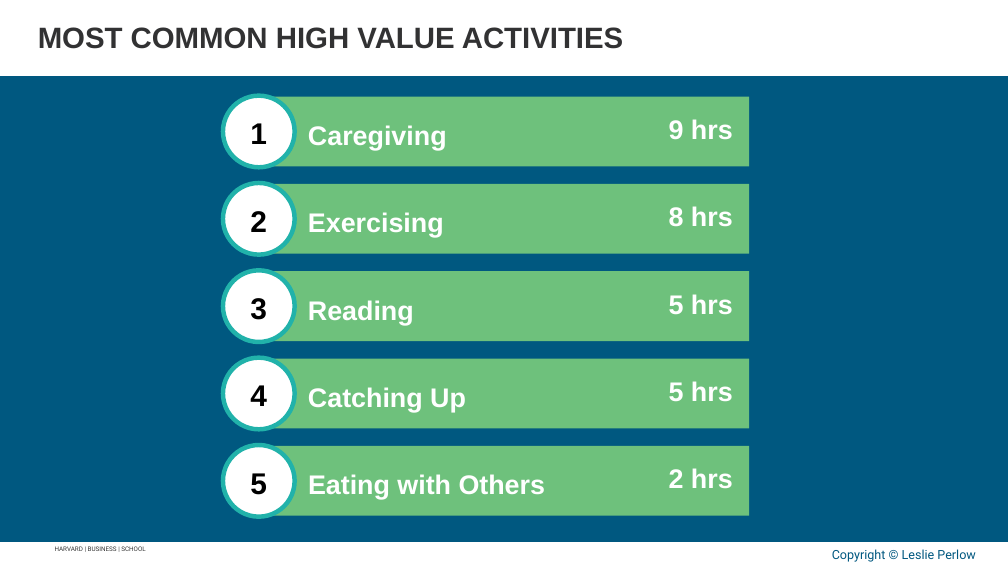
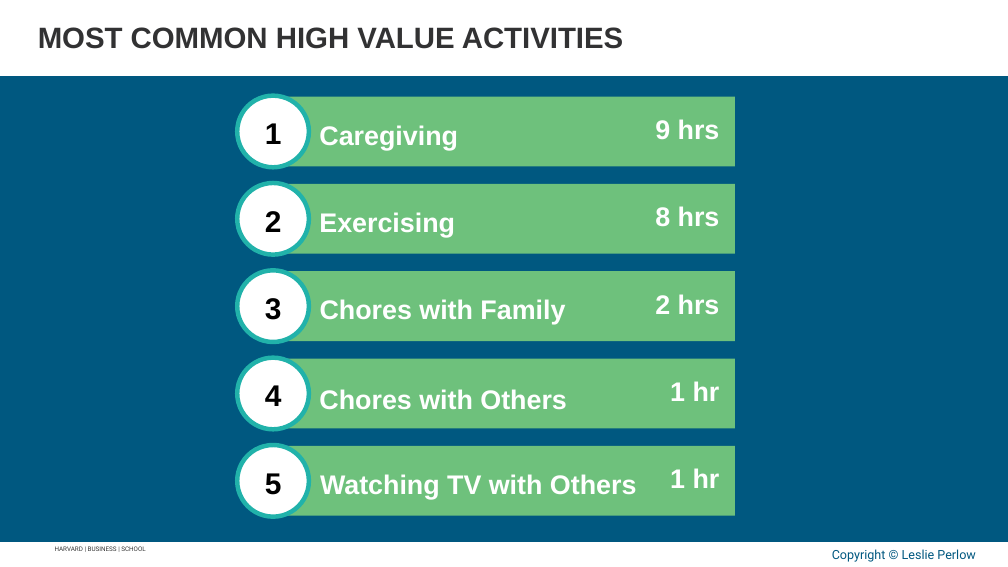
Before and after one commit to APPLITICS/lifematrix-deck-automation, a slide deck: slide 30 of outputs/generated_slides.pptx. Drawn at 1008x567 pixels with LibreOffice and Linux fonts; fonts in the diff are those of the drawing; background and template pictures are left out. Boxes give left, top, right and bottom in pixels: in the first picture for what was removed or moved away, otherwise in the second. Text is boxed around its words. In the diff, an @@ line names an element or a change of style, - is before the commit and + after.

```diff
--- a/outputs/generated_slides.pptx
+++ b/outputs/generated_slides.pptx
@@ rectangle: place and size @@
-rectangle at [259, 97, 749, 166]
+rectangle at [273, 97, 735, 166]
@@ text "9 hrs": place and size @@
-text "9 hrs" at [669, 119, 733, 139]
+text "9 hrs" at [655, 119, 720, 139]
@@ text "Caregiving": place and size @@
-text "Caregiving" at [308, 125, 447, 150]
+text "Caregiving" at [319, 125, 458, 150]
@@ rectangle: place and size @@
-rectangle at [259, 184, 749, 253]
+rectangle at [273, 184, 735, 253]
@@ text "8 hrs": place and size @@
-text "8 hrs" at [669, 206, 733, 226]
+text "8 hrs" at [655, 206, 720, 226]
@@ text "Exercising": place and size @@
-text "Exercising" at [308, 212, 444, 237]
+text "Exercising" at [319, 212, 455, 237]
@@ rectangle: place and size @@
-rectangle at [259, 271, 749, 341]
+rectangle at [273, 271, 735, 341]
@@ text at [320, 299, 565, 325]: text changed @@
-Reading
+Chores with Family
@@ text at [655, 294, 720, 314]: text changed @@
-5 hrs
+2 hrs
@@ rectangle: place and size @@
-rectangle at [259, 358, 749, 428]
+rectangle at [273, 358, 735, 428]
@@ text at [319, 389, 567, 409]: text changed @@
-Catching Up
+Chores with Others
@@ text at [670, 381, 720, 401]: text changed @@
-5 hrs
+1 hr
@@ 5 texts, 5 ellipses: place and size @@
-5 texts, 5 ellipses at [223, 96, 295, 517]
+5 texts, 5 ellipses at [237, 96, 309, 517]
@@ rectangle: place and size @@
-rectangle at [259, 446, 749, 516]
+rectangle at [273, 446, 735, 516]
@@ text at [320, 474, 637, 499]: text changed @@
-Eating with Others
+Watching TV with Others
@@ text at [670, 468, 720, 488]: text changed @@
-2 hrs
+1 hr
```
Also in this commit, not shown: 9 other slides changed, 1 slide added, 1 slide removed.
